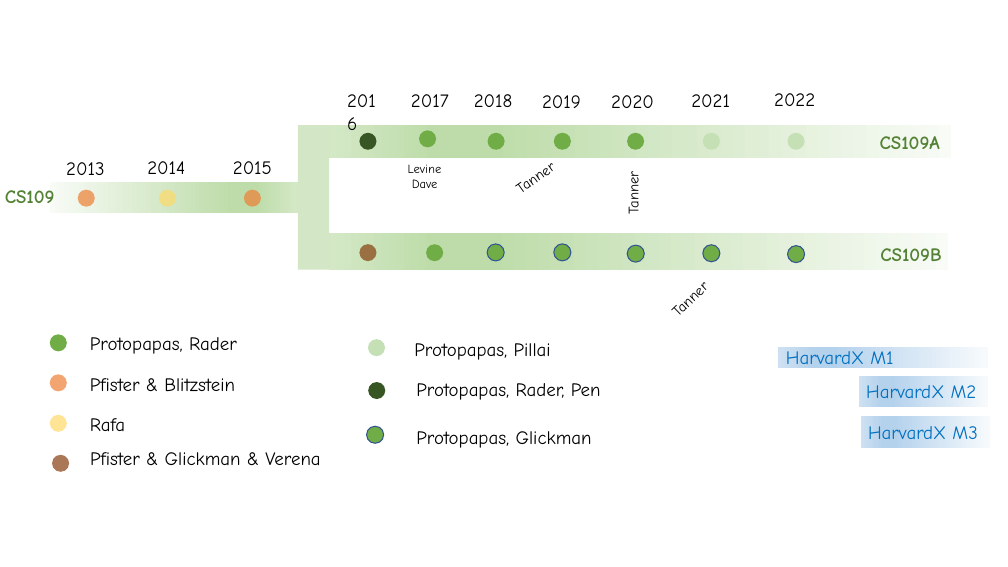
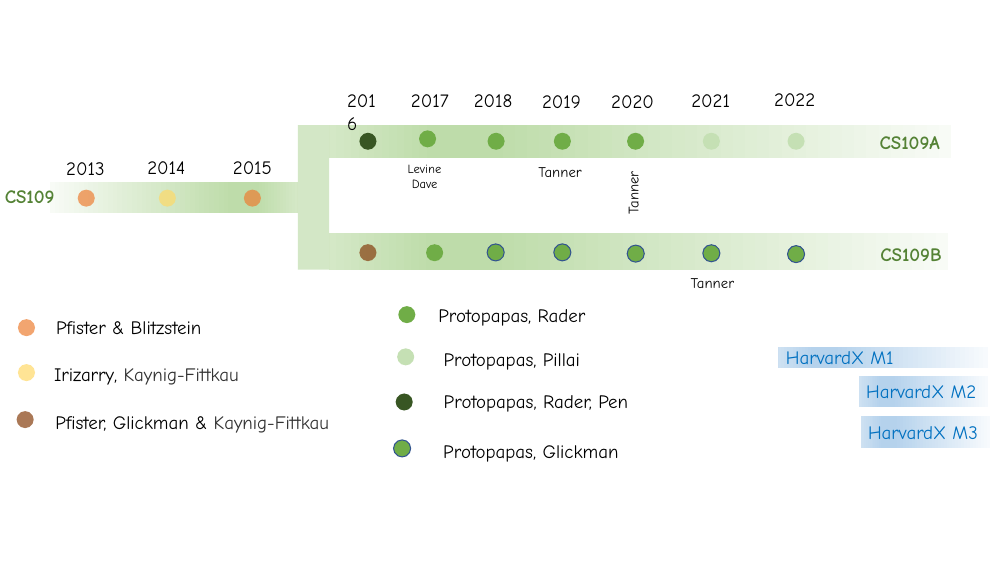
Before and after one commit to cs109/2015, a slide deck: slide 1 of figures/Presentation1.pptx. Drawn at 1008x567 pixels with LibreOffice and Linux fonts; fonts in the diff are those of the drawing. Boxes give left, top, right and bottom in pixels: in the first picture for what was removed or moved away, otherwise in the second. Text is boxed around its words. In the diff, an @@ line names an element or a change of style, - is before the commit and + after.

```diff
--- a/figures/Presentation1.pptx
+++ b/figures/Presentation1.pptx
@@ text "Tanner": place and size @@
-text "Tanner" at [504, 141, 578, 205]
+text "Tanner" at [538, 167, 581, 177]
@@ text "Tanner" at [538, 167, 581, 177]: rotation 324 to 0 degrees @@
@@ text "Protopapas, Rader": place and size @@
-text "Protopapas, Rader" at [90, 337, 237, 354]
+text "Protopapas, Rader" at [438, 309, 586, 326]
@@ text "Tanner": place and size @@
-text "Tanner" at [660, 259, 731, 329]
+text "Tanner" at [691, 278, 734, 288]
@@ text "Tanner" at [691, 278, 734, 288]: rotation 316 to 0 degrees @@
@@ ellipse: place and size @@
-ellipse at [50, 374, 67, 392]
+ellipse at [18, 319, 36, 337]
@@ text "Pfister & Blitzstein": place and size @@
-text "Pfister & Blitzstein" at [90, 378, 235, 391]
+text "Pfister & Blitzstein" at [56, 321, 202, 334]
@@ ellipse: place and size @@
-ellipse at [50, 334, 67, 352]
+ellipse at [399, 306, 416, 324]
@@ ellipse: place and size @@
-ellipse at [368, 340, 386, 357]
+ellipse at [397, 349, 414, 366]
@@ text "Protopapas, Pillai": place and size @@
-text "Protopapas, Pillai" at [414, 343, 551, 360]
+text "Protopapas, Pillai" at [444, 353, 580, 370]
@@ ellipse: place and size @@
-ellipse at [50, 415, 67, 433]
+ellipse at [18, 364, 36, 382]
@@ text added at [54, 368, 239, 385], 18 pt, text #333333 @@
+Irizarry, Kaynig-Fittkau
@@ text "Protopapas, Rader, Pen": place and size @@
-text "Protopapas, Rader, Pen" at [416, 383, 601, 400]
+text "Protopapas, Rader, Pen" at [444, 395, 628, 412]
@@ ellipse: place and size @@
-ellipse at [52, 455, 70, 473]
+ellipse at [17, 411, 34, 429]
@@ text at [55, 416, 329, 433]: text changed @@
-Pfister & Glickman & Verena
+Pfister, Glickman & Kaynig-Fittkau
@@ text removed at [90, 418, 125, 431] @@
-Rafa
@@ ellipse: place and size @@
-ellipse at [368, 382, 386, 399]
+ellipse at [395, 394, 413, 411]
@@ ellipse: place and size @@
-ellipse at [367, 426, 384, 444]
+ellipse at [394, 440, 411, 457]
@@ text "Protopapas, Glickman": place and size @@
-text "Protopapas, Glickman" at [416, 431, 592, 448]
+text "Protopapas, Glickman" at [443, 445, 619, 462]
```
Also in this commit, not shown: 2 other files.
